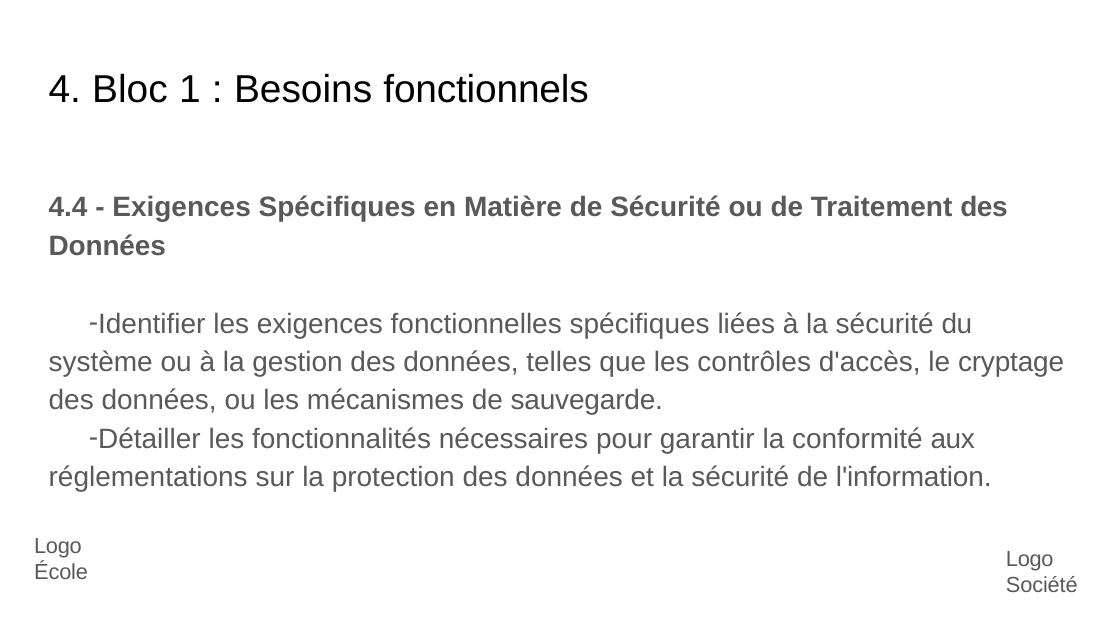
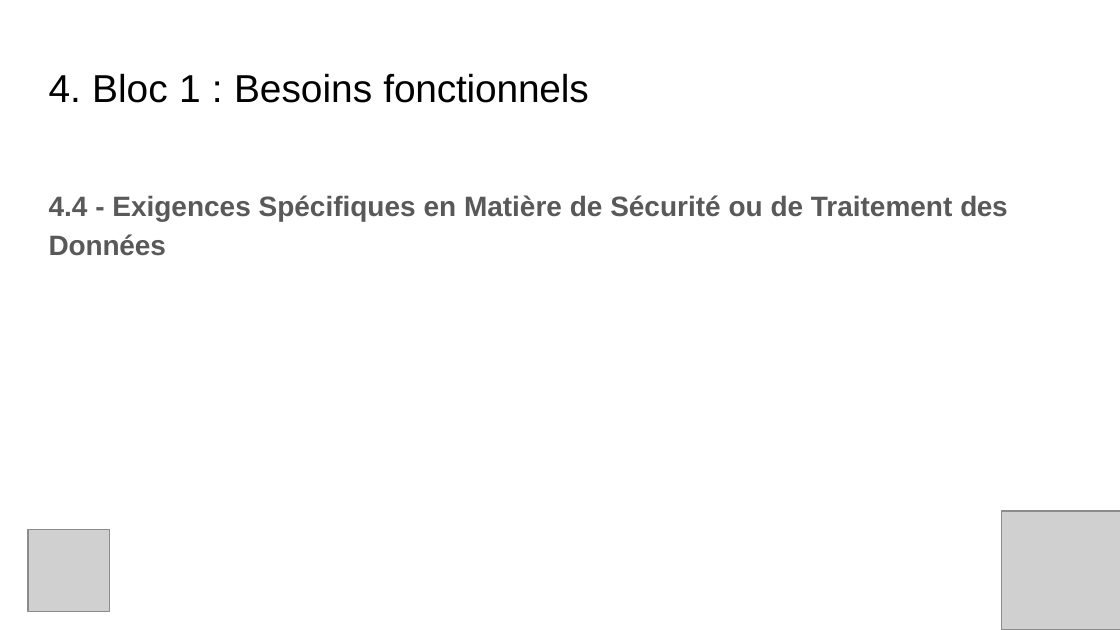
Before and after one commit to TheGeogeo/m2_ia_perso, a slide deck: slide 12 of A rendre/Georges_Coudrier_exam_slides.pptx. Drawn at 1120x630 pixels with LibreOffice and Linux fonts; fonts in the diff are those of the drawing; grey boxes stand for pictures. Boxes give left, top, right and bottom in pixels: in the first picture for what was removed or moved away, otherwise in the second. Text is boxed around its words. In the diff, an @@ line names an element or a change of style, - is before the commit and + after.

```diff
--- a/A rendre/Georges_Coudrier_exam_slides.pptx
+++ b/A rendre/Georges_Coudrier_exam_slides.pptx
@@ text at [49, 312, 1064, 491]: paragraphs removed @@
-– Identifier les exigences fonctionnelles spécifiques liées à la sécurité du système ou à la gestion des données, telles que les contrôles d'accès, le cryptage des données, ou les mécanismes de sauvegarde.
-– Détailler les fonctionnalités nécessaires pour garantir la conformité aux réglementations sur la protection des données et la sécurité de l'information.
@@ picture added at [28, 530, 110, 612] @@
@@ text removed at [34, 538, 88, 579] @@
-Logo École
@@ picture added at [1002, 511, 1120, 629] @@
@@ text removed at [1006, 551, 1078, 592] @@
-Logo Société
```
Also in this commit, not shown: 10 other slides changed.
